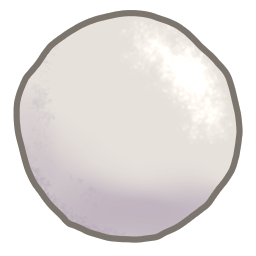
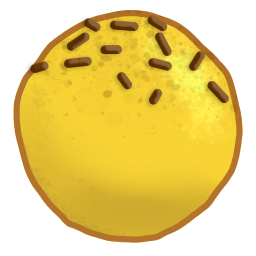
Layer changes from the first 256px x 256px image to the second:
added layer "Paint Layer 9" in group "Group 2" over 13, 10, 243, 128
added layer "Paint Layer 10" (33%) in group "Group 2" over 13, 10, 243, 192
painted on "Light" over 64, 10, 243, 192
painted on "Paint Layer 8" over 13, 10, 192, 243
painted on "Color" over 13, 10, 243, 243
painted on "Base" over 13, 10, 243, 243
